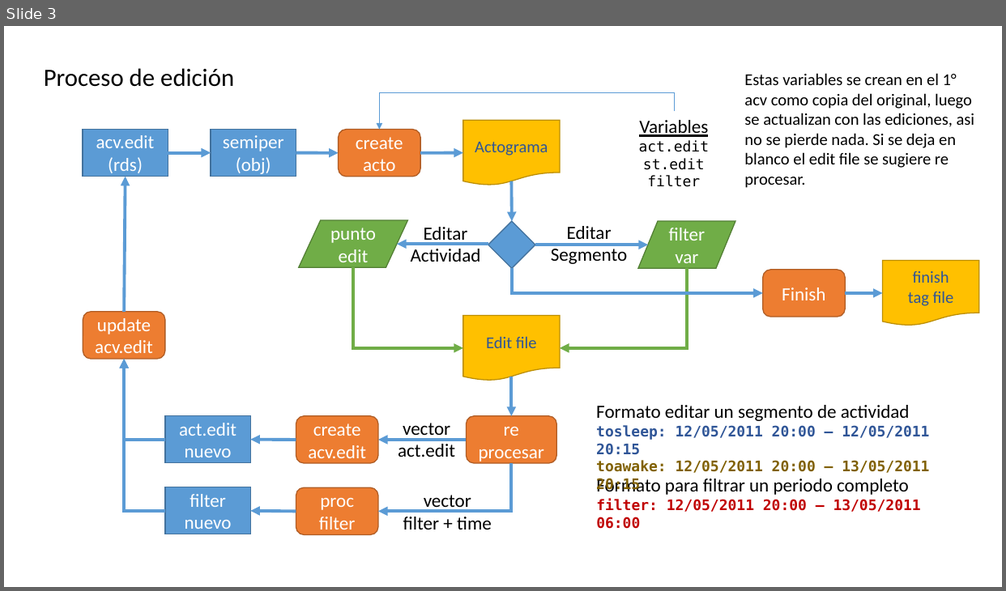
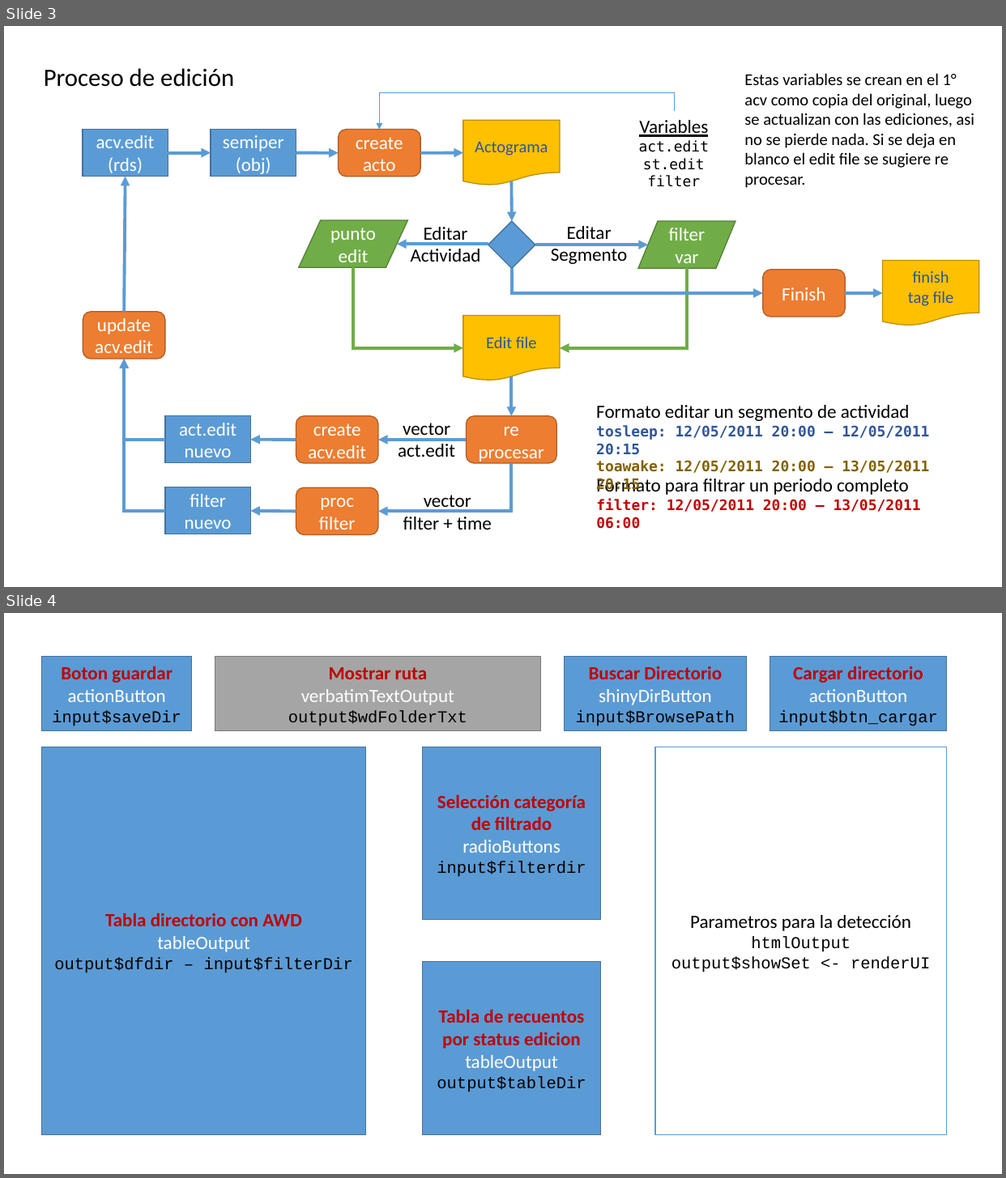
Before and after one commit to olitroski/Actigrafia, a slide deck: flujo edicion.pptx. Shown one above the other, each under a label of ours: slide 3 before the commit, slides 3 and 4 after it. The pictures are 1006x591 and 1006x1178 pixels, drawn with LibreOffice and Linux fonts; fonts in the diff are those of the drawing. Boxes give left, top, right and bottom in pixels: in the first picture for what was removed or moved away, otherwise in the second. Text is boxed around its words. In the diff, an @@ line names an element or a change of style, - is before the commit and + after.

```diff
--- a/flujo edicion.pptx
+++ b/flujo edicion.pptx
@@ slide 4 added at (x1=4, y1=613, x2=1002, y2=1174), background #FFFFFF @@
@@ rectangle added at (x1=42, y1=657, x2=192, y2=731), fill #5B9BD5, outline #43739E 1 pt, 18 pt, text #000000 @@
+Boton guardar
+actionButton
+input$saveDir
@@ rectangle added at (x1=215, y1=657, x2=540, y2=731), fill #A5A5A5, outline #7A7A7A 1 pt, 18 pt, text #FFFFFF @@
+Mostrar ruta
+verbatimTextOutput
+output$wdFolderTxt
@@ rectangle added at (x1=564, y1=657, x2=747, y2=731), fill #5B9BD5, outline #43739E 1 pt, 18 pt, text #C00000 @@
+Buscar Directorio
+shinyDirButton
+input$BrowsePath
@@ rectangle added at (x1=770, y1=657, x2=947, y2=731), fill #5B9BD5, outline #43739E 1 pt, 18 pt, text #C00000 @@
+Cargar directorio
+actionButton
+input$btn_cargar
@@ rectangle added at (x1=42, y1=747, x2=365, y2=1135), fill #5B9BD5, outline #43739E 1 pt, 18 pt, text #000000 @@
+Tabla directorio con AWD
+tableOutput
+output$dfdir – input$filterDir
@@ rectangle added at (x1=423, y1=747, x2=601, y2=920), fill #5B9BD5, outline #43739E 1 pt, 18 pt, text #C00000, bold @@
+Selección categoría de filtrado
+radioButtons
+input$filterdir
@@ rectangle added at (x1=655, y1=747, x2=947, y2=1135), fill #FFFFFF, outline #5B9BD5 1 pt, 16 pt, text #000000 @@
+Parametros para la detección
+htmlOutput
+output$showSet <- renderUI
@@ rectangle added at (x1=423, y1=962, x2=601, y2=1135), fill #5B9BD5, outline #43739E 1 pt, 18 pt, text #C00000, bold @@
+Tabla de recuentos por status edicion
+tableOutput
+output$tableDir
```
Also in this commit, not shown: 1 other slide added, 1 slide removed, 32 other files.
